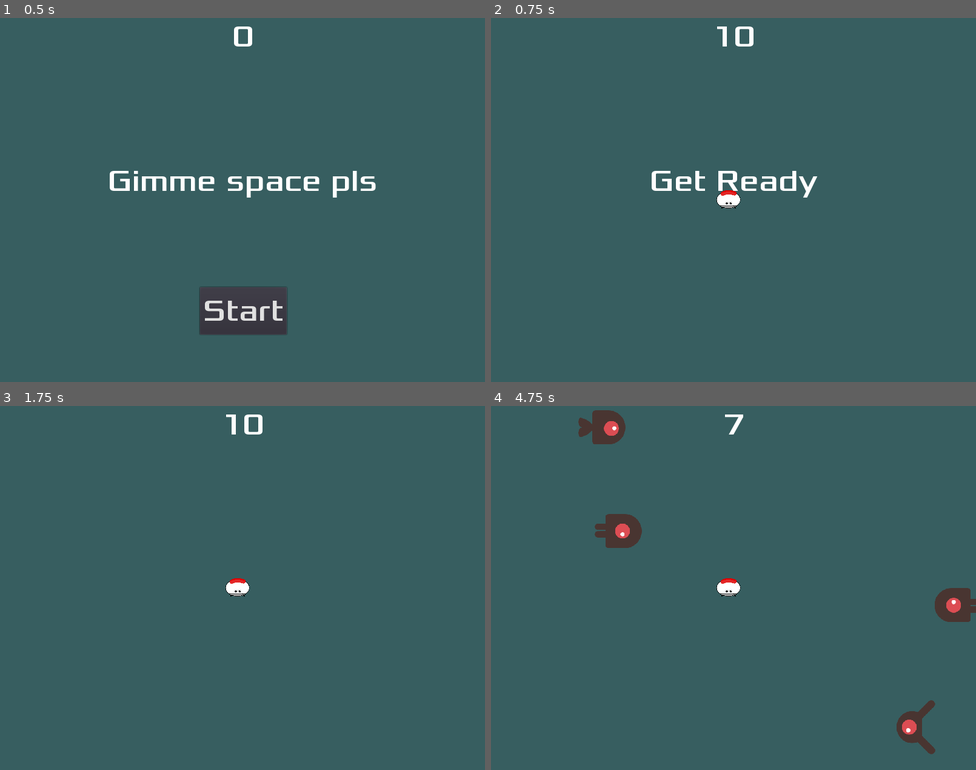
Above: before the commit, frames 1-4 (two rows, left to right).
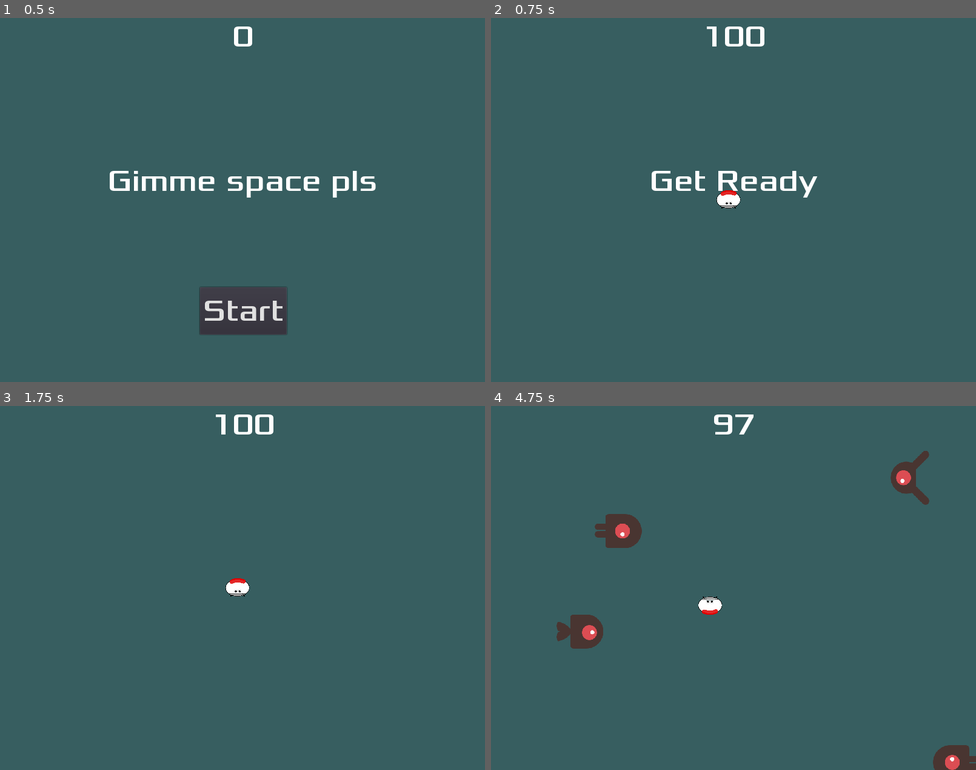
Above: after the commit, the same moments.

Repository: gameraccoon/ludum-dare-54
Game: Godot game, scene res://Main.tscn
The game is run twice, just before and just after one commit, with the same random seed, the same clock (stepped at 60 frames per second) and the same inputs.
Inputs:
- Up to frame 1 (0.5 s): no input
- Up to frame 2 (0.75 s): click "Start" at 0.5 s
- Up to frame 3 (1.75 s): tap Enter (start_game) at 1.25, 1.35 s; hold Right from 1.28 s (still down)
- Up to frame 4 (4.75 s): tap Enter (start_game) at 2, 2.1, 2.75, 2.85, 3.6, 4.35 s; release Right at 2.03 s; hold Down 2.03-2.78 s; hold Right 2.78-3.53 s; hold Up 3.53-4.28 s; hold Left from 4.28 s (still down)

Frame 1 is identical in both runs. In frame 2, 0.4% of the frame differs, in the area x 44-57%, y 2-8%; in frame 3, 0.4%; in frame 4, 4.2%, in the area x 13-100%, y 1-100%.

Commit message:
Player is moving randomly by one of the axis

Diff:
--- a/Main.gd
+++ b/Main.gd
@@ -55,6 +55,11 @@
 	# Spawn the mob by adding it to the Main scene.
 	add_child(mob)
 
+	var move_dir = randi() % 4
+	var move_x = 1 if move_dir == 0 else (-1 if move_dir == 1 else 0)
+	var move_y = 1 if move_dir == 2 else (-1 if move_dir == 3 else 0)
+	$Player.move($Player.position, $Player.position + Vector2(150.0 * move_x, 150.0 * move_y))
+
 
 func _on_ScoreTimer_timeout():
 	$HUD.update_score(floor(GameRules.get_time_left()))
--- a/Player.gd
+++ b/Player.gd
@@ -1,6 +1,9 @@
 extends Area2D
 
 var target_pos = Vector2(0.0, 0.0)
+var distance_from_start = 10.0
+
+var approaching_threshold = 5.0
 
 func _ready():
 	target_pos = position
@@ -11,7 +14,7 @@
 	var pos_diff = (target_pos - position)
 	var distance = pos_diff.length()
 
-	if distance < 0.1:
+	if distance < approaching_threshold:
 		return
 
 	var velocity = pos_diff / distance
@@ -20,6 +23,13 @@
 	position += velocity * delta * 100
 
 
+func move(from, to):
+	var pos_diff = to - from
+	if from.distance_to(position) > approaching_threshold or abs(from.angle_to_point(to) - position.angle_to_point(target_pos)) > 45:
+		position = from + pos_diff.normalize() * distance_from_start
+	target_pos = to
+
+
 func start(pos):
 	position = pos
 	target_pos = position
--- a/scripts/GameRules.gd
+++ b/scripts/GameRules.gd
@@ -6,7 +6,7 @@
 var current_score = 0
 
 var score_needed = 1000
-var time_for_the_level = 10.0
+var time_for_the_level = 100.0
 
 # Called when the node enters the scene tree for the first time.
 func _ready():
